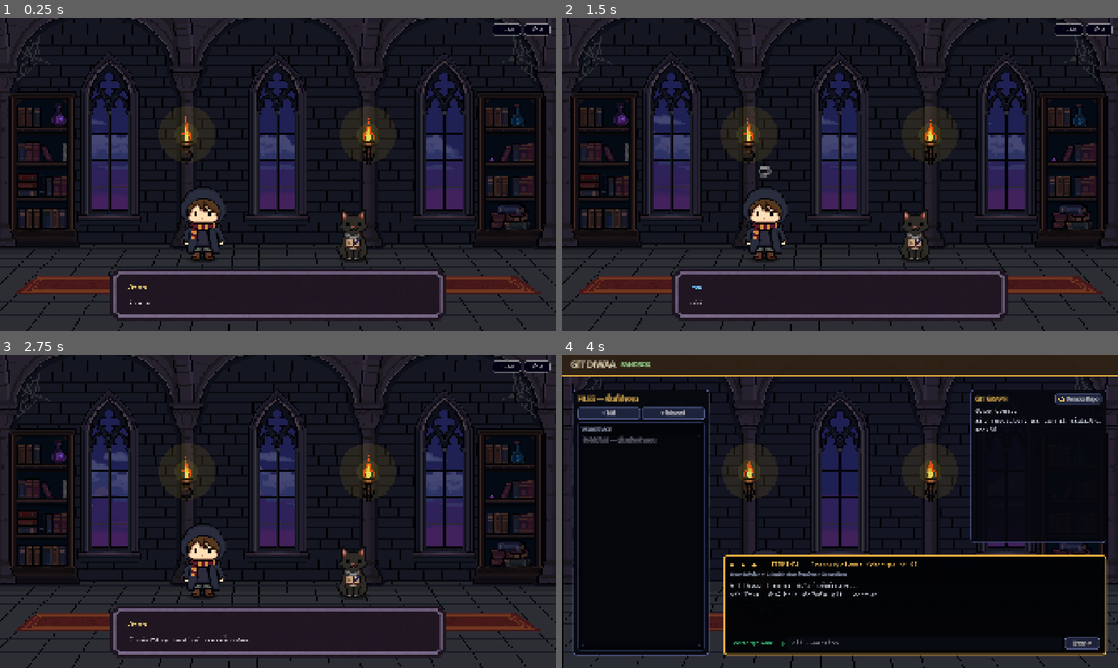
Above: before the commit, frames 1-4 (two rows, left to right).
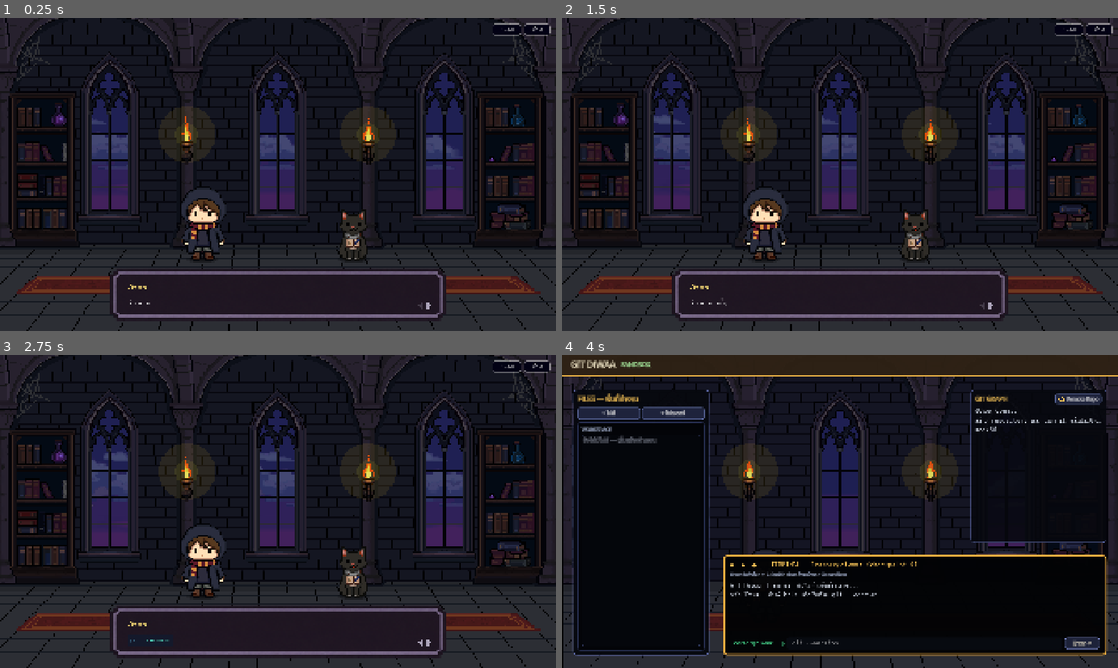
Above: after the commit, the same moments.

Repository: PetchAuisui/Demo-Game-Git-Diwaa
Game: Godot game, scene res://features/dialogue/level_dialogue_view.tscn
Same seed, same stepped clock (60 frames per second), same inputs: the game is played once before the commit and once after it. This scene is started directly instead of the project's main scene.
Inputs (mouse positions are in pixels of both pictures, inside the frame that each line leads up to):
- Up to frame 1 (0.25 s): no input
- Up to frame 2 (1.5 s): click (990, 305) at 0.52 s; click (984, 305) at 1.27 s
- Up to frame 3 (2.75 s): click (428, 642) at 2.02 s
- Up to frame 4 (4 s): click (1067, 367) at 2.75 s; click "ข้าม" at 3.5 s

The runs differ from the first frame. In frame 1, less than 0.1% of the frame differs, in the area x 75-78%, y 90-94%; in frame 2, 0.1%, in the area x 23-78%, y 47-94%; in frame 3, 0.1%; in frame 4, nothing differs.

Commit message:
feat(dialogue): replace back button with static side-by-side arrows ◀ ▶ - ปรับปรุงปุ่มควบคุมบทสนทนาเป็นลูกศรรูปภาพ ◀ ▶ วางเรียงคู่กันที่มุมขวาล่างของกล่องข้อความ - ยกเลิกแอนิเมชันลูกศรเด้งขึ้น-ลง ให้อยู่นิ่งคงที่ - เพิ่มเอฟเฟกต์เมาส์ชี้ (Hover) แล้วสว่างขึ้น และคืนสีเดิมเมื่อเลื่อนเมาส์ออก - คงความสามารถย้อนกลับข้อความแบบเต็มทันทีโดยไม่เล่น typewriter effect - อัปเดตเอกสารใน docs/inside-tower-cutscene.md

Diff:
--- a/game/features/dialogue/level_dialogue_view.gd
+++ b/game/features/dialogue/level_dialogue_view.gd
@@ -45,6 +45,16 @@
 var active_choices: Array = []
 var is_showing_choices: bool = false
 var bad_ending_panel: Control = null
+
+# Navigation Arrows (◀ ▶) & History
+var nav_arrows_container: HBoxContainer = null
+var btn_arrow_back: TextureButton = null
+var btn_arrow_next: TextureButton = null
+var btn_back: TextureButton = null
+var sequence_history: Array[Dictionary] = []
+
+static var _cached_arrow_left_tex: ImageTexture = null
+static var _cached_arrow_right_tex: ImageTexture = null
 
 # Data & Queue
 var level_data: Dictionary = {}
@@ -120,6 +130,9 @@
 
 	camera.position = Vector2(960, 540)
 	continue_arrow.visible = false
+	if arrow_wrapper:
+		arrow_wrapper.visible = false
+	_create_nav_arrows()
 	exclamation_mark.visible = false
 	question_mark.visible = false
 	exclamation_mark.scale = Vector2.ONE
@@ -210,6 +223,14 @@
 func _input(event: InputEvent) -> void:
 	if is_transitioning:
 		return
+
+	# กดปุ่ม Left Arrow หรือ Backspace เพื่อย้อนกลับข้อความ
+	if event is InputEventKey and event.pressed and not event.echo:
+		if event.keycode == KEY_LEFT or event.keycode == KEY_BACKSPACE:
+			if (is_dialogue_active or is_showing_choices) and _can_go_back():
+				get_viewport().set_input_as_handled()
+				_on_player_back()
+				return
 
 	# การเลือกช้อยส์ด้วยแป้นตัวเลข 1, 2, 3, 4
 	if is_showing_choices:
@@ -490,7 +511,8 @@
 		dialogue_box.visible = true
 		dialogue_box.modulate.a = 1.0
 
-		_load_sequence(level_data.get("intro_sequence", []))
+		sequence_history.clear()
+		_load_sequence(level_data.get("intro_sequence", []), false)
 		return
 
 	# หากอยู่ในช่วงบทเรียนปกติแล้วกดข้าม -> ข้ามเข้าสู่ Sandbox
@@ -506,12 +528,20 @@
 	var box_tween = create_tween()
 	box_tween.tween_property(dialogue_box, "modulate:a", 1.0, 0.25)
 
-func _load_sequence(seq: Array) -> void:
+func _load_sequence(seq: Array, record_history: bool = true) -> void:
+	if record_history and current_queue.size() > 0:
+		var last_idx = mini(queue_index, current_queue.size() - 1)
+		sequence_history.append({
+			"queue": current_queue,
+			"index": last_idx,
+			"is_showing_choices": is_showing_choices,
+			"is_in_entrance_cutscene": is_in_entrance_cutscene
+		})
 	current_queue = seq
 	queue_index = 0
 	_show_current_queue_item()
 
-func _show_current_queue_item() -> void:
+func _show_current_queue_item(skip_typewriter: bool = false) -> void:
 	if queue_index >= current_queue.size():
 		if is_in_entrance_cutscene:
 			# จบบทนำ 5 ประโยคของคัตซีน -> ไหลเข้าสู่บทสอนด่าน 1 ในซีนเดิมทันที ไร้รอยต่อ 100%
@@ -540,20 +570,18 @@
 			_trigger_bad_ending()
 			return
 
-	_show_single_dialogue(item)
-
-func _show_single_dialogue(data: Dictionary) -> void:
+	_show_single_dialogue(item, skip_typewriter)
+
+func _show_single_dialogue(data: Dictionary, skip_typewriter: bool = false) -> void:
 	is_showing_choices = false
 	if choice_container:
 		choice_container.visible = false
 	dialogue_label.visible = true
 	is_dialogue_active = true
-	is_typing = true
 	_hide_continue_arrow()
 
 	speaker_label.text = data["speaker"]
 	dialogue_label.text = _format_bbcode(data["text"])
-	dialogue_label.visible_ratio = 0.0
 
 	# สีชื่อผู้พูด
 	var target_mewla_anim = data.get("mewla_anim", "talk")
@@ -589,13 +617,22 @@
 	if typewriter_tween and typewriter_tween.is_valid():
 		typewriter_tween.kill()
 
-	var duration: float = clampf(float(data["text"].length()) * 0.035, 0.4, 1.6)
-	typewriter_tween = create_tween()
-	typewriter_tween.tween_property(dialogue_label, "visible_ratio", 1.0, duration)
-	typewriter_tween.tween_callback(func():
+	if skip_typewriter:
 		is_typing = false
+		dialogue_label.visible_ratio = 1.0
 		_show_continue_arrow()
-	)
+	else:
+		is_typing = true
+		dialogue_label.visible_ratio = 0.0
+		var duration: float = clampf(float(data["text"].length()) * 0.035, 0.4, 1.6)
+		typewriter_tween = create_tween()
+		typewriter_tween.tween_property(dialogue_label, "visible_ratio", 1.0, duration)
+		typewriter_tween.tween_callback(func():
+			is_typing = false
+			_show_continue_arrow()
+		)
+
+	_update_back_button_state()
 
 func _on_player_advance() -> void:
 	if is_typing:
@@ -680,6 +717,7 @@
 		choice_buttons.append(btn)
 
 	choice_container.visible = true
+	_update_back_button_state()
 
 func _on_choice_selected(index: int) -> void:
 	if index < 0 or index >= active_choices.size():
@@ -687,17 +725,16 @@
 
 	var choice = active_choices[index]
 	var choice_id = choice.get("id", "")
-
-	if choice_container:
-		choice_container.visible = false
-	is_showing_choices = false
-	dialogue_label.visible = true
 
 	var seq_key = "%s_seq" % choice_id
 	var seq = level_data.get(seq_key, [])
 	if seq.size() > 0:
 		_load_sequence(seq)
 	else:
+		if choice_container:
+			choice_container.visible = false
+		is_showing_choices = false
+		dialogue_label.visible = true
 		push_warning("[LevelDialogueView] No sequence found for choice: %s" % choice_id)
 		_finish_dialogue_stage()
 
@@ -711,6 +748,8 @@
 	is_transitioning = true
 	is_dialogue_active = false
 	_hide_continue_arrow()
+	if is_instance_valid(nav_arrows_container):
+		nav_arrows_container.visible = false
 
 	var placeholder_script = load("res://features/dialogue/gameplay_placeholder_view.gd")
 	if placeholder_script:
@@ -732,6 +771,8 @@
 
 	_hide_continue_arrow()
 	_hide_question_mark()
+	if is_instance_valid(nav_arrows_container):
+		nav_arrows_container.visible = false
 
 	var finish_tween = create_tween()
 	finish_tween.tween_property(fade_overlay, "color:a", 1.0, 0.5)
@@ -745,6 +786,8 @@
 	is_transitioning = true
 	is_dialogue_active = false
 	_hide_continue_arrow()
+	if is_instance_valid(nav_arrows_container):
+		nav_arrows_container.visible = false
 
 	var tw_close = create_tween()
 	tw_close.tween_property(dialogue_box, "modulate:a", 0.0, 0.4)
@@ -824,20 +867,209 @@
 		question_mark.position = Vector2(0, -36)
 
 func _show_continue_arrow() -> void:
-	if not continue_arrow:
-		return
 	if arrow_tween and arrow_tween.is_valid():
 		arrow_tween.kill()
-
-	continue_arrow.position.y = 0.0
-	continue_arrow.visible = true
-	arrow_tween = create_tween().set_loops()
-	arrow_tween.tween_property(continue_arrow, "position:y", 4.0, 0.45).set_trans(Tween.TRANS_SINE).set_ease(Tween.EASE_IN_OUT)
-	arrow_tween.tween_property(continue_arrow, "position:y", 0.0, 0.45).set_trans(Tween.TRANS_SINE).set_ease(Tween.EASE_IN_OUT)
+	if is_instance_valid(continue_arrow):
+		continue_arrow.visible = false
+	if is_instance_valid(arrow_wrapper):
+		arrow_wrapper.visible = false
+	_update_nav_arrows()
 
 func _hide_continue_arrow() -> void:
 	if arrow_tween and arrow_tween.is_valid():
 		arrow_tween.kill()
 	if is_instance_valid(continue_arrow):
 		continue_arrow.visible = false
-		continue_arrow.position.y = 0.0
+	if is_instance_valid(arrow_wrapper):
+		arrow_wrapper.visible = false
+	_update_nav_arrows()
+
+# ==============================================================================
+# NAVIGATION ARROWS SYSTEM (ลูกศร ◀ ▶ ข้างกัน)
+# ==============================================================================
+
+static func _get_nav_arrow_texture(is_left: bool) -> ImageTexture:
+	if is_left and _cached_arrow_left_tex != null:
+		return _cached_arrow_left_tex
+	if not is_left and _cached_arrow_right_tex != null:
+		return _cached_arrow_right_tex
+
+	var arrow_stream = load("res://assets/cutscene/frame dialog text/arrow.png")
+	if not arrow_stream:
+		return null
+	var img: Image = arrow_stream.get_image()
+	if not img:
+		return null
+	var cropped: Image = img.get_region(Rect2i(561, 344, 537, 334))
+
+	if is_left:
+		var img_left = cropped.duplicate()
+		img_left.rotate_90(CLOCKWISE)
+		_cached_arrow_left_tex = ImageTexture.create_from_image(img_left)
+		return _cached_arrow_left_tex
+	else:
+		var img_right = cropped.duplicate()
+		img_right.rotate_90(COUNTERCLOCKWISE)
+		_cached_arrow_right_tex = ImageTexture.create_from_image(img_right)
+		return _cached_arrow_right_tex
+
+func _create_nav_arrows() -> void:
+	if nav_arrows_container != null and is_instance_valid(nav_arrows_container):
+		return
+
+	var arrow_overlay = dialogue_box.get_node_or_null("ArrowOverlay")
+	if not arrow_overlay:
+		return
+
+	# ซ่อนลูกศรเดี่ยวเดิม
+	if arrow_wrapper:
+		arrow_wrapper.visible = false
+	if continue_arrow:
+		continue_arrow.visible = false
+
+	nav_arrows_container = HBoxContainer.new()
+	nav_arrows_container.name = "NavArrowsContainer"
+	nav_arrows_container.layout_mode = 1
+	nav_arrows_container.anchors_preset = Control.PRESET_BOTTOM_RIGHT
+	nav_arrows_container.anchor_left = 1.0
+	nav_arrows_container.anchor_right = 1.0
+	nav_arrows_container.anchor_top = 1.0
+	nav_arrows_container.anchor_bottom = 1.0
+	nav_arrows_container.offset_left = -78.0
+	nav_arrows_container.offset_top = -40.0
+	nav_arrows_container.offset_right = -24.0
+	nav_arrows_container.offset_bottom = -14.0
+	nav_arrows_container.grow_horizontal = Control.GROW_DIRECTION_BEGIN
+	nav_arrows_container.grow_vertical = Control.GROW_DIRECTION_BEGIN
+	nav_arrows_container.alignment = BoxContainer.ALIGNMENT_END
+	nav_arrows_container.add_theme_constant_override("separation", 12)
+
+	# 1. ปุ่มลูกศรซ้าย ◀ (ย้อนกลับ)
+	btn_arrow_back = TextureButton.new()
+	btn_arrow_back.name = "BtnArrowBack"
+	btn_arrow_back.texture_normal = _get_nav_arrow_texture(true)
+	btn_arrow_back.ignore_texture_size = true
+	btn_arrow_back.stretch_mode = TextureButton.STRETCH_KEEP_ASPECT_CENTERED
+	btn_arrow_back.custom_minimum_size = Vector2(20, 26)
+	btn_arrow_back.focus_mode = Control.FOCUS_NONE
+	btn_arrow_back.mouse_filter = Control.MOUSE_FILTER_STOP
+	btn_arrow_back.mouse_default_cursor_shape = Control.CURSOR_POINTING_HAND
+	_setup_arrow_hover(btn_arrow_back)
+	btn_arrow_back.pressed.connect(_on_player_back)
+	nav_arrows_container.add_child(btn_arrow_back)
+	btn_back = btn_arrow_back
+
+	# 2. ปุ่มลูกศรขวา ▶ (ไปต่อ)
+	btn_arrow_next = TextureButton.new()
+	btn_arrow_next.name = "BtnArrowNext"
+	btn_arrow_next.texture_normal = _get_nav_arrow_texture(false)
+	btn_arrow_next.ignore_texture_size = true
+	btn_arrow_next.stretch_mode = TextureButton.STRETCH_KEEP_ASPECT_CENTERED
+	btn_arrow_next.custom_minimum_size = Vector2(20, 26)
+	btn_arrow_next.focus_mode = Control.FOCUS_NONE
+	btn_arrow_next.mouse_filter = Control.MOUSE_FILTER_STOP
+	btn_arrow_next.mouse_default_cursor_shape = Control.CURSOR_POINTING_HAND
+	_setup_arrow_hover(btn_arrow_next)
+	btn_arrow_next.pressed.connect(_on_player_advance)
+	nav_arrows_container.add_child(btn_arrow_next)
+
+	arrow_overlay.add_child(nav_arrows_container)
+	_update_nav_arrows()
+
+func _setup_arrow_hover(btn: TextureButton) -> void:
+	btn.mouse_entered.connect(func():
+		if not btn.disabled and btn.visible:
+			var tw = create_tween()
+			tw.tween_property(btn, "modulate", Color(1.4, 1.4, 1.4, 1.0), 0.08)
+	)
+	btn.mouse_exited.connect(func():
+		if not btn.disabled and btn.visible:
+			var tw = create_tween()
+			tw.tween_property(btn, "modulate", Color(1.0, 1.0, 1.0, 1.0), 0.12)
+	)
+
+func _update_nav_arrows() -> void:
+	if not nav_arrows_container or not is_instance_valid(nav_arrows_container):
+		return
+	if not is_instance_valid(dialogue_box) or not dialogue_box.visible or is_transitioning:
+		nav_arrows_container.visible = false
+		return
+
+	nav_arrows_container.visible = true
+
+	# ลูกศรซ้าย ◀ (ย้อนกลับ)
+	var can_back = _can_go_back()
+	btn_arrow_back.disabled = not can_back
+	btn_arrow_back.mouse_default_cursor_shape = Control.CURSOR_POINTING_HAND if can_back else Control.CURSOR_ARROW
+	btn_arrow_back.modulate = Color(1.0, 1.0, 1.0, 1.0) if can_back else Color(1.0, 1.0, 1.0, 0.25)
+
+	# ลูกศรขวา ▶ (ไปต่อ)
+	var can_next = (is_dialogue_active or is_typing) and not is_showing_choices
+	btn_arrow_next.disabled = not can_next
+	btn_arrow_next.mouse_default_cursor_shape = Control.CURSOR_POINTING_HAND if can_next else Control.CURSOR_ARROW
+	btn_arrow_next.modulate = Color(1.0, 1.0, 1.0, 1.0) if can_next else Color(1.0, 1.0, 1.0, 0.25)
+
+func _update_back_button_state() -> void:
+	_update_nav_arrows()
+
+func _can_go_back() -> bool:
+	if not is_instance_valid(dialogue_box) or not dialogue_box.visible:
+		return false
+	if is_transitioning:
+		return false
+	if not is_dialogue_active and not is_showing_choices:
+		return false
+	if queue_index > 0:
+		return true
+	if sequence_history.size() > 0:
+		return true
+	return false
+
+func _on_player_back() -> void:
+	if not _can_go_back():
+		return
+
+	# 1. หยุด typewriter tween ทันที
+	if typewriter_tween and typewriter_tween.is_valid():
+		typewriter_tween.kill()
+
+	# 2. ปิดเอฟเฟกต์เครื่องหมายคำถาม/ตกใจ
+	_hide_question_mark()
+	if is_instance_valid(exclamation_mark):
+		exclamation_mark.visible = false
+
+	# 3. หากกำลังแสดงเมนูช้อยส์อยู่
+	if is_showing_choices:
+		is_showing_choices = false
+		if choice_container:
+			choice_container.visible = false
+		dialogue_label.visible = true
+
+		if queue_index > 0:
+			queue_index -= 1
+			_show_current_queue_item(true)
+			_update_nav_arrows()
+			return
+		elif sequence_history.size() > 0:
+			var prev_state = sequence_history.pop_back()
+			current_queue = prev_state.get("queue", [])
+			queue_index = prev_state.get("index", 0)
+			if prev_state.has("is_in_entrance_cutscene"):
+				is_in_entrance_cutscene = prev_state["is_in_entrance_cutscene"]
+			_show_current_queue_item(true)
+			_update_nav_arrows()
+			return
+
+	# 4. หากแสดงข้อความปกติ
+	if queue_index > 0:
+		queue_index -= 1
+		_show_current_queue_item(true)
+	elif sequence_history.size() > 0:
+		var prev_state = sequence_history.pop_back()
+		current_queue = prev_state.get("queue", [])
+		queue_index = prev_state.get("index", 0)
+		if prev_state.has("is_in_entrance_cutscene"):
+			is_in_entrance_cutscene = prev_state["is_in_entrance_cutscene"]
+		_show_current_queue_item(true)
+
+	_update_nav_arrows()
Not shown, changed: docs/inside-tower-cutscene.md
